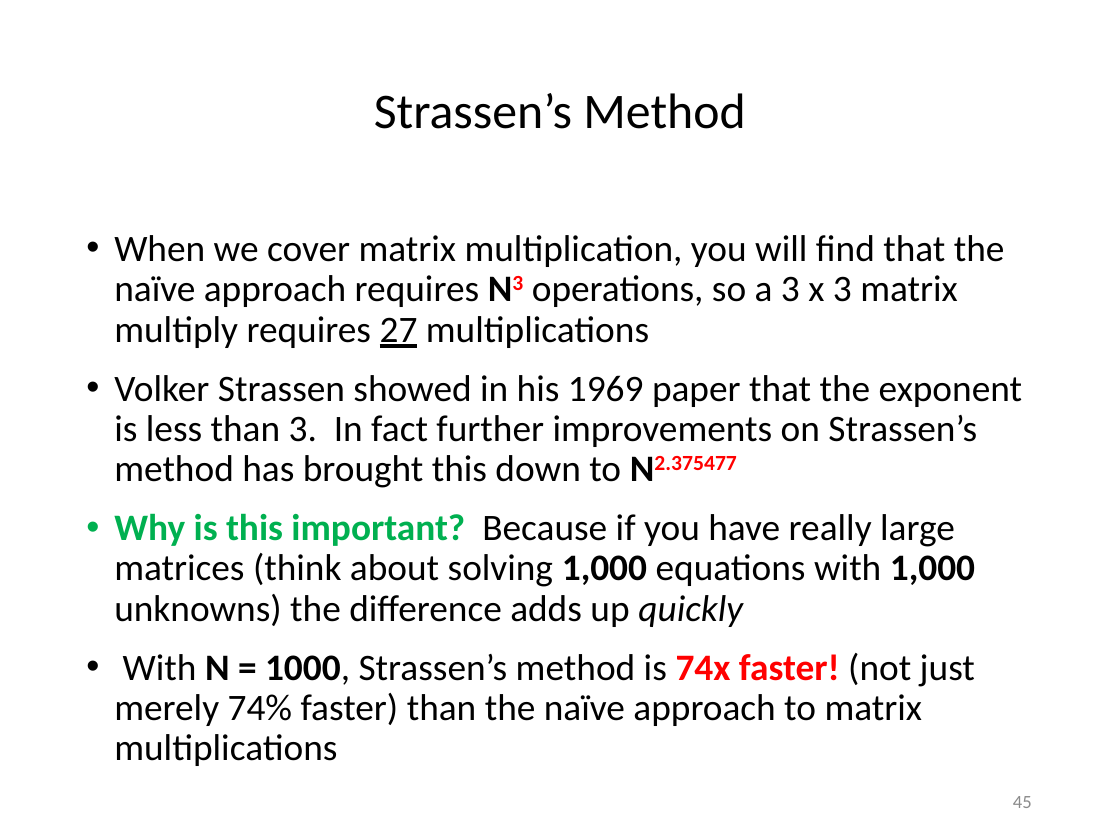
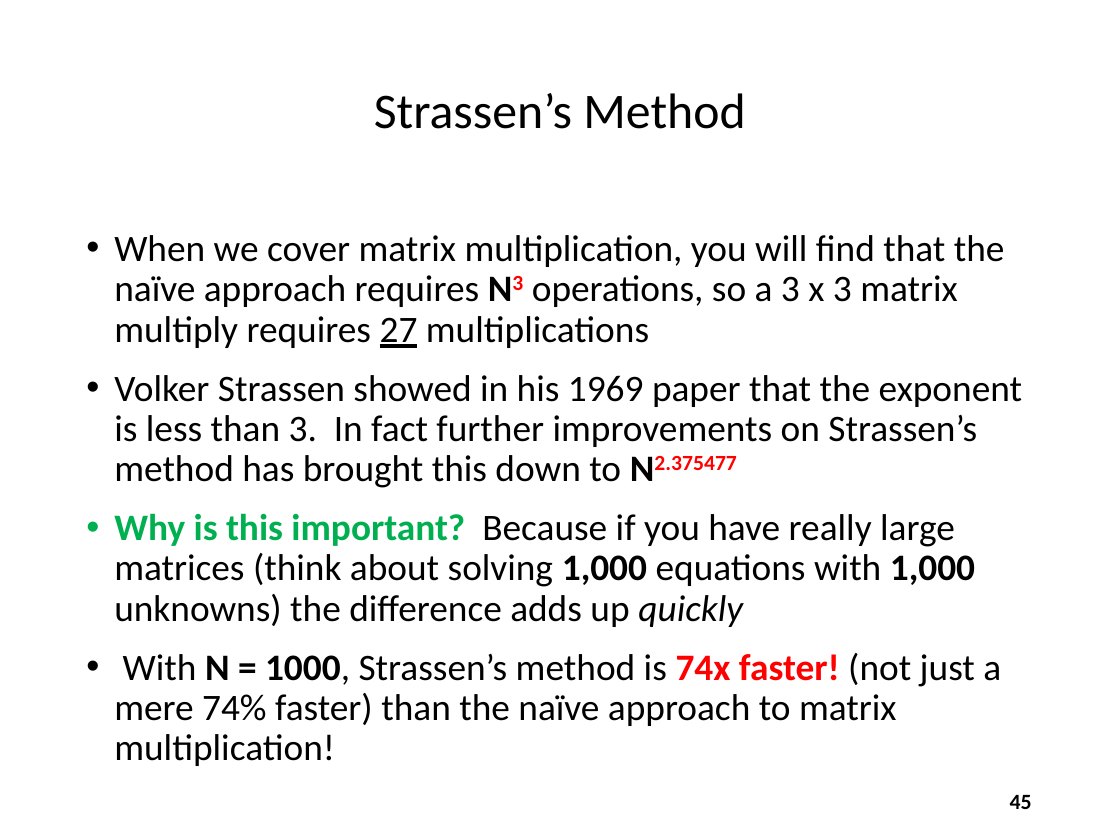
Before and after one commit to dbiersach/scicomp301-cpp-linux, a slide deck: slide 45 of session03/Session 03 - Loops, Conditionals, Modulus.pptx. Drawn at 1120x840 pixels with LibreOffice and Linux fonts; fonts in the diff are those of the drawing. Boxes give left, top, right and bottom in pixels: in the first picture for what was removed or moved away, otherwise in the second. Text is boxed around its words. In the diff, an @@ line names an element or a change of style, - is before the commit and + after.

```diff
--- a/session03/Session 03 - Loops, Conditionals, Modulus.pptx
+++ b/session03/Session 03 - Loops, Conditionals, Modulus.pptx
@@ text at bbox=[114, 653, 1001, 766]: text changed @@
-• With N = 1000, Strassen’s method is 74x faster! (not just merely 74% faster) than the naïve approach to matrix multiplications
+• With N = 1000, Strassen’s method is 74x faster! (not just a mere 74% faster) than the naïve approach to matrix multiplication!
@@ page number at bbox=[1010, 795, 1032, 809]: size 12 to 14 pt, text colour #8C8C8C to #000000, bold on @@
```
Also in this commit, not shown: 36 other slides changed, 7 slides added, 1 other file.
